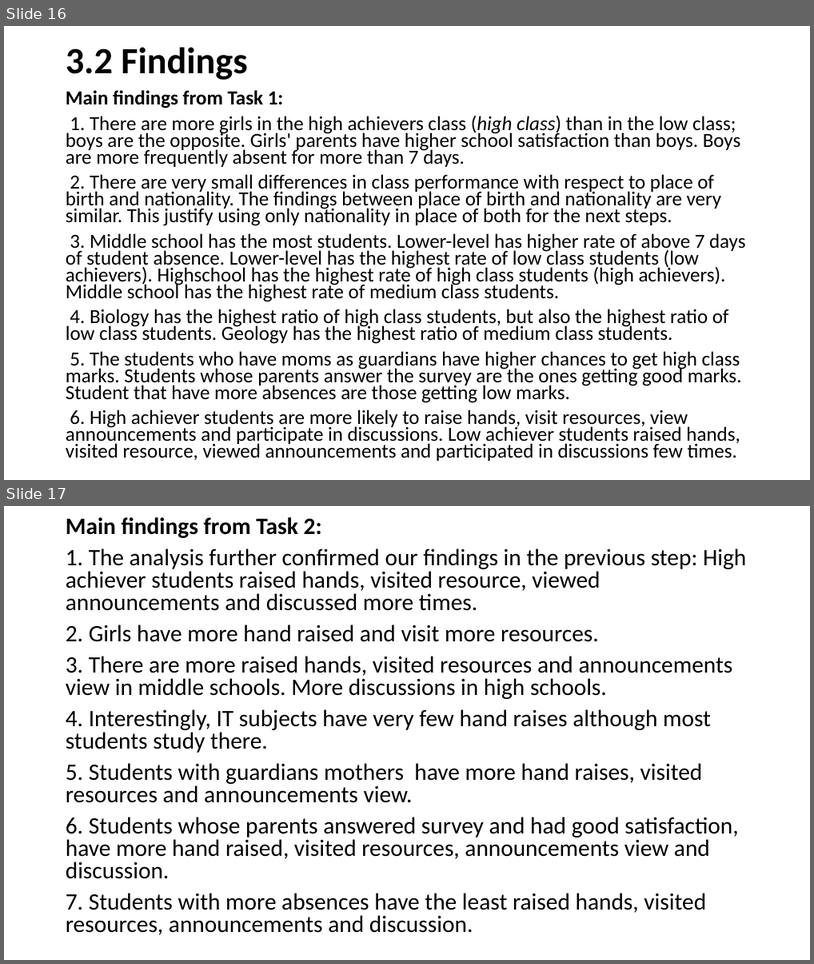
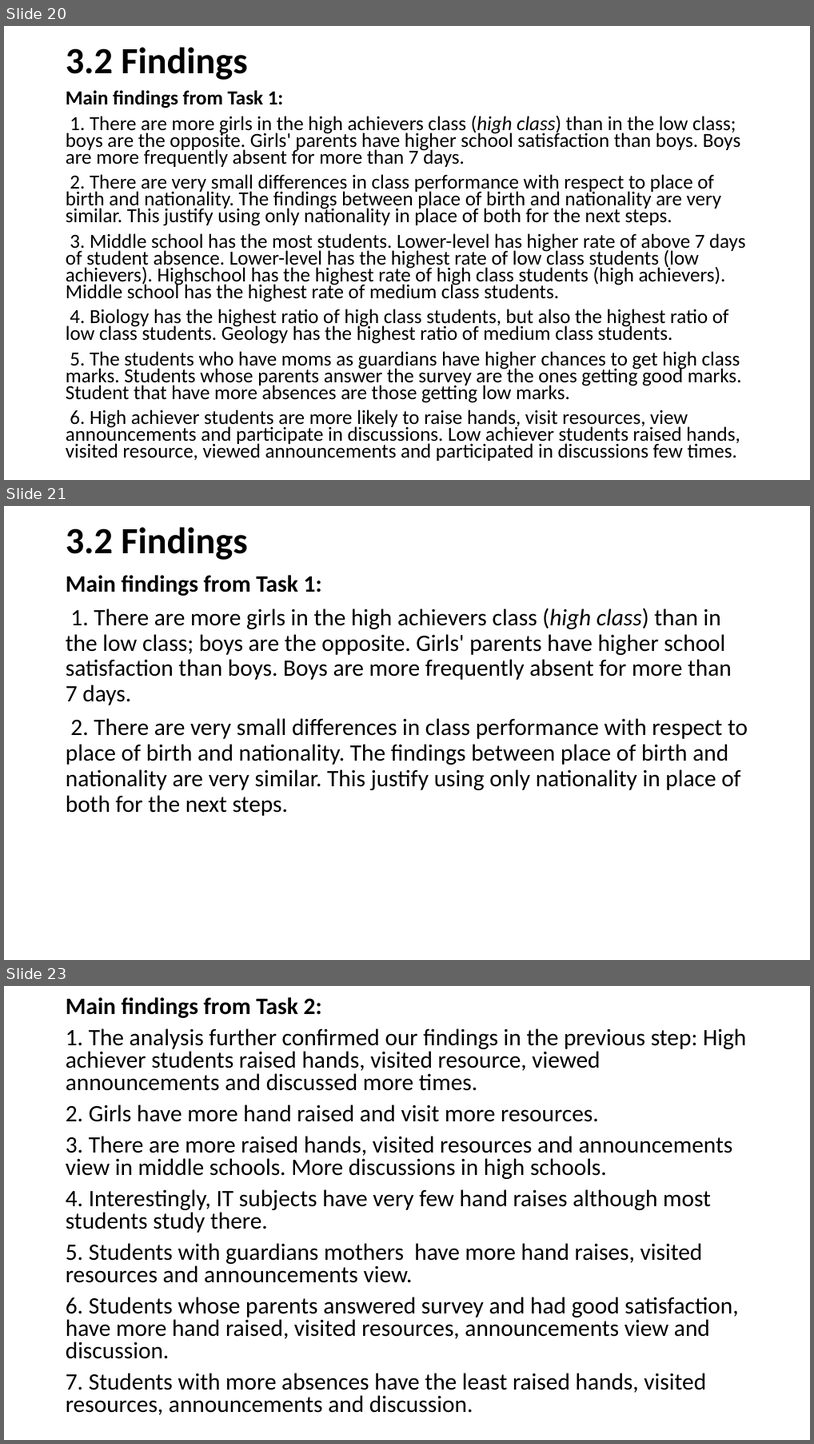
Before and after one commit to Rena-zhou/IFN702, a slide deck: Project presentation (presentation)- zhiying.pptx. Shown one above the other, each under a label of ours: slides 16 and 17 before the commit, slides 20, 21 and 23 after it; the slides between them are not shown. The pictures are 814x964 and 814x1444 pixels, drawn with LibreOffice and Linux fonts; fonts in the diff are those of the drawing. Boxes give left, top, right and bottom in pixels: in the first picture for what was removed or moved away, otherwise in the second. Text is boxed around its words. In the diff, an @@ line names an element or a change of style, - is before the commit and + after.

```diff
--- a/Project presentation (presentation)- zhiying.pptx
+++ b/Project presentation (presentation)- zhiying.pptx
@@ slide 21 added at bbox=[4, 506, 810, 960], background #FFFFFF @@
@@ title added at bbox=[66, 527, 247, 560], 44 pt, text #000000, bold @@
+3.2 Findings
@@ text added at bbox=[66, 575, 748, 816], 28 pt, text #000000 @@
+Main findings from Task 1:
+1. There are more girls in the high achievers class (high class) than in the low class; boys are the opposite. Girls' parents have higher school satisfaction than boys. Boys are more frequently absent for more than 7 days.
+2. There are very small differences in class performance with respect to place of birth and nationality. The findings between place of birth and nationality are very similar. This justify using only nationality in place of both for the next steps.
@@ what was slide 16 is now slide 20 @@
@@ what was slide 17 is now slide 23 @@
```
Also in this commit, not shown: 10 slides changed, 8 other slides added, 2 slides removed.
